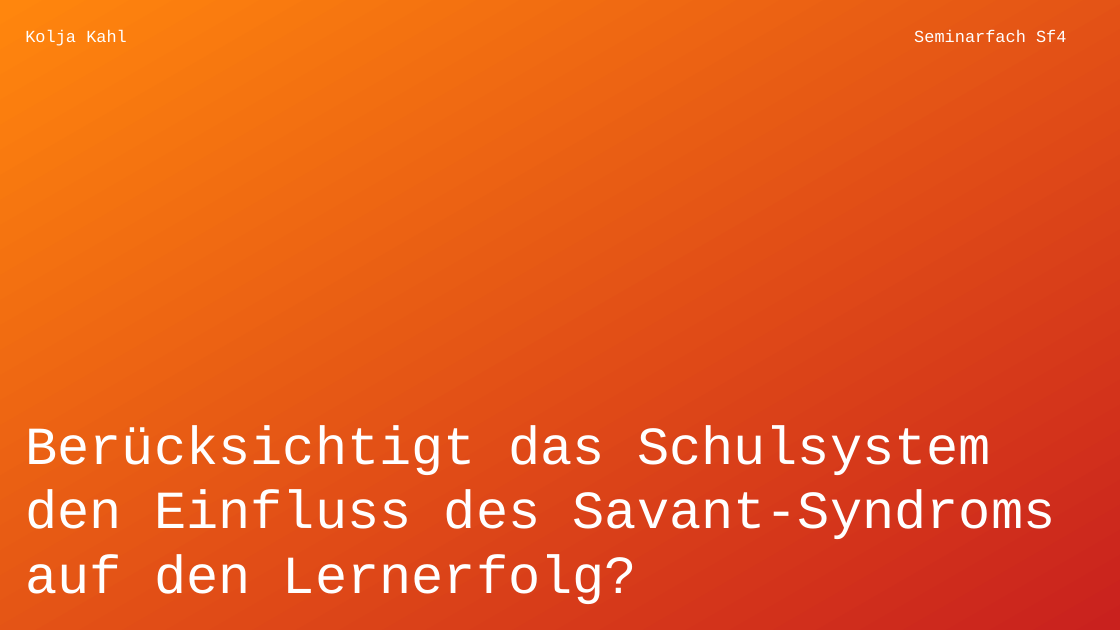
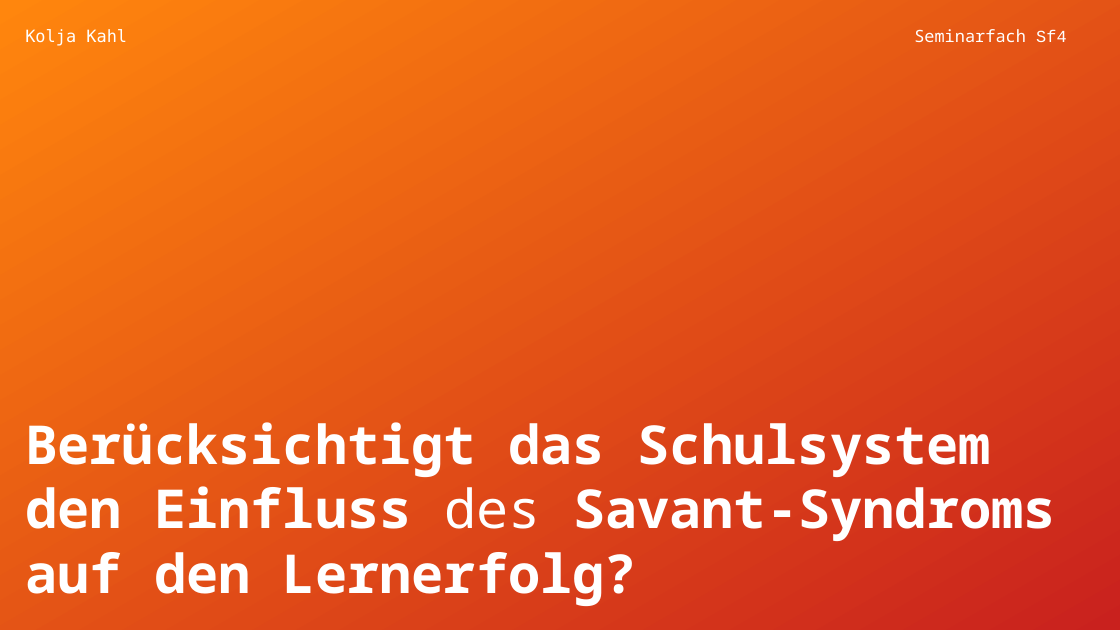
Before and after one commit to coasterkolja/obsidian-vault, a slide deck: slide 1 of 900 Assets/Seminarfach Präsentation.odp. Drawn at 1120x630 pixels with LibreOffice and Linux fonts; fonts in the diff are those of the drawing. Boxes give left, top, right and bottom in pixels: in the first picture for what was removed or moved away, otherwise in the second. Text is boxed around its words. In the diff, an @@ line names an element or a change of style, - is before the commit and + after.

```diff
--- a/900 Assets/Seminarfach Präsentation.odp
+++ b/900 Assets/Seminarfach Präsentation.odp
@@ text "Kolja Kahl" at box(25, 29, 127, 46): font Courier New to DejaVu Sans Mono @@
@@ text "Seminarfach Sf4" at box(914, 29, 1066, 42): font Courier New to Noto Sans Mono in "Seminarfach" @@
@@ title "Berücksichtigt das Schulsystem den Einfluss ..." at box(25, 422, 1056, 606): font Courier New to Noto Sans Mono, bold on @@
```
Also in this commit, not shown: 6 other slides changed, 13 slides added, 1 slide removed, 2 other files.
